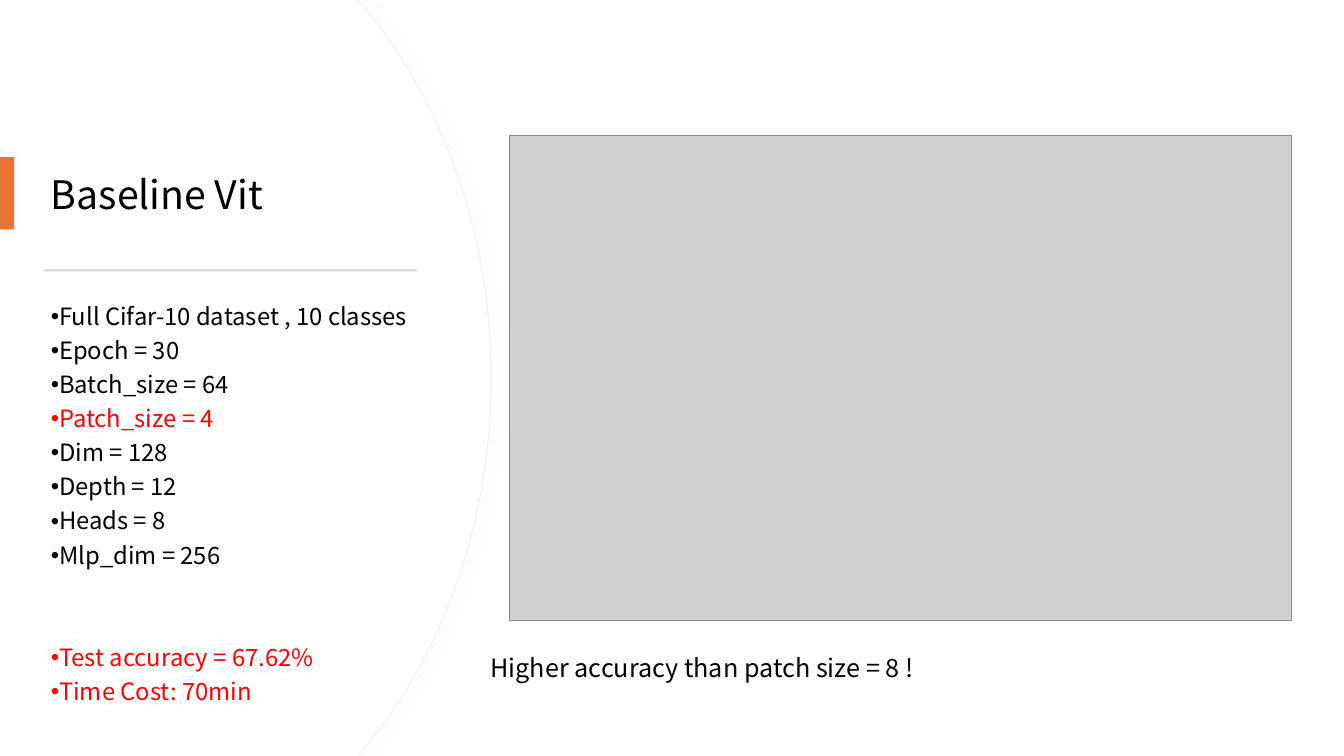
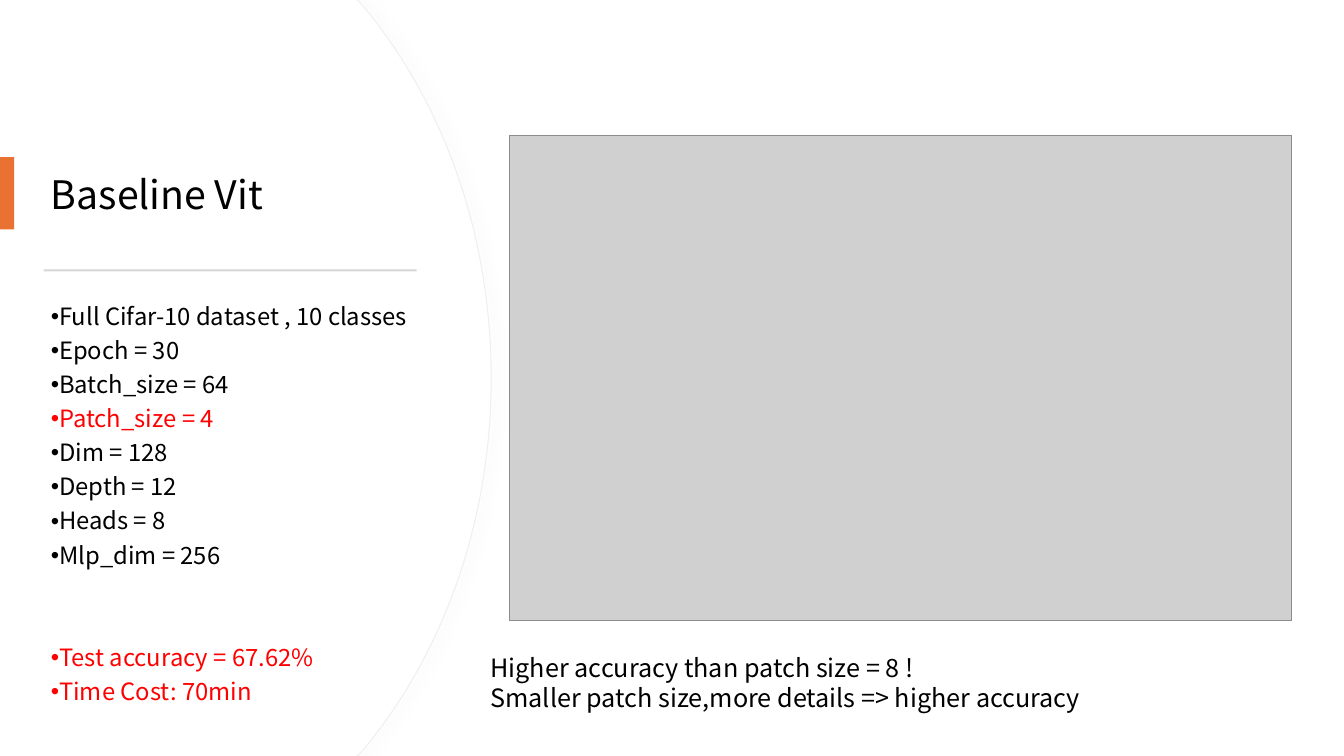
Before and after one commit to 410oldfish/Adv-CV, a slide deck: slide 10 of A1/Report/Vit.pptx. Drawn at 1344x756 pixels with LibreOffice and Linux fonts; fonts in the diff are those of the drawing; grey boxes stand for pictures. Boxes give left, top, right and bottom in pixels: in the first picture for what was removed or moved away, otherwise in the second. Text is boxed around its words. In the diff, an @@ line names an element or a change of style, - is before the commit and + after.

```diff
--- a/A1/Report/Vit.pptx
+++ b/A1/Report/Vit.pptx
@@ text at (490, 682, 1080, 714): paragraph added @@
+Smaller patch size,more details => higher accuracy
```
Also in this commit, not shown: 6 other slides changed, 2 slides added.
